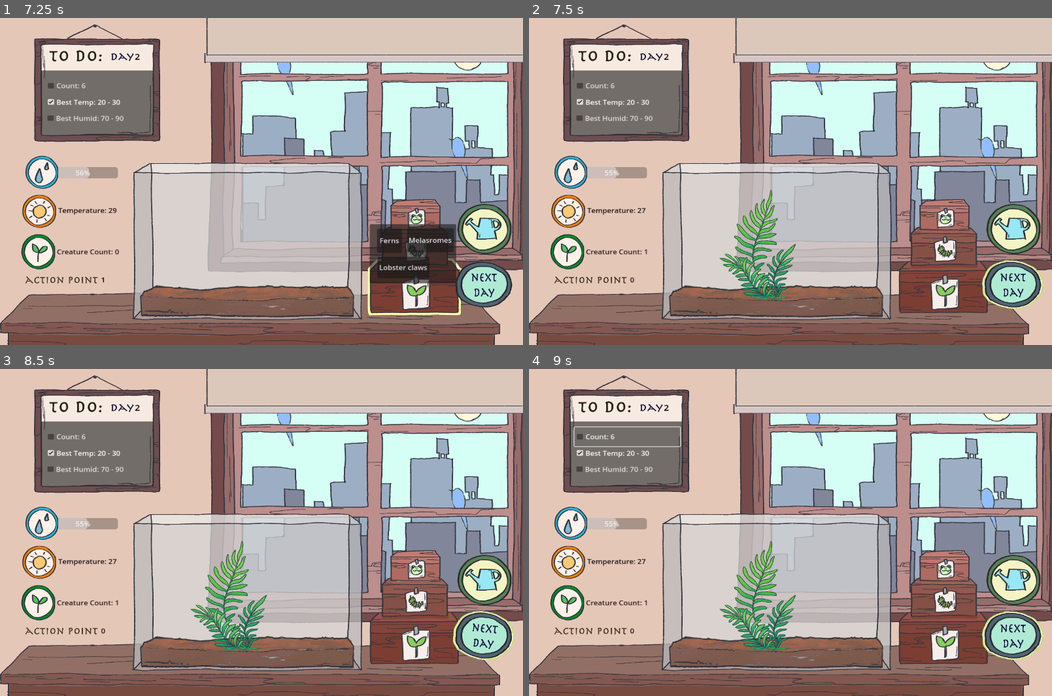
Above: before the commit, frames 1-4 (two rows, left to right).
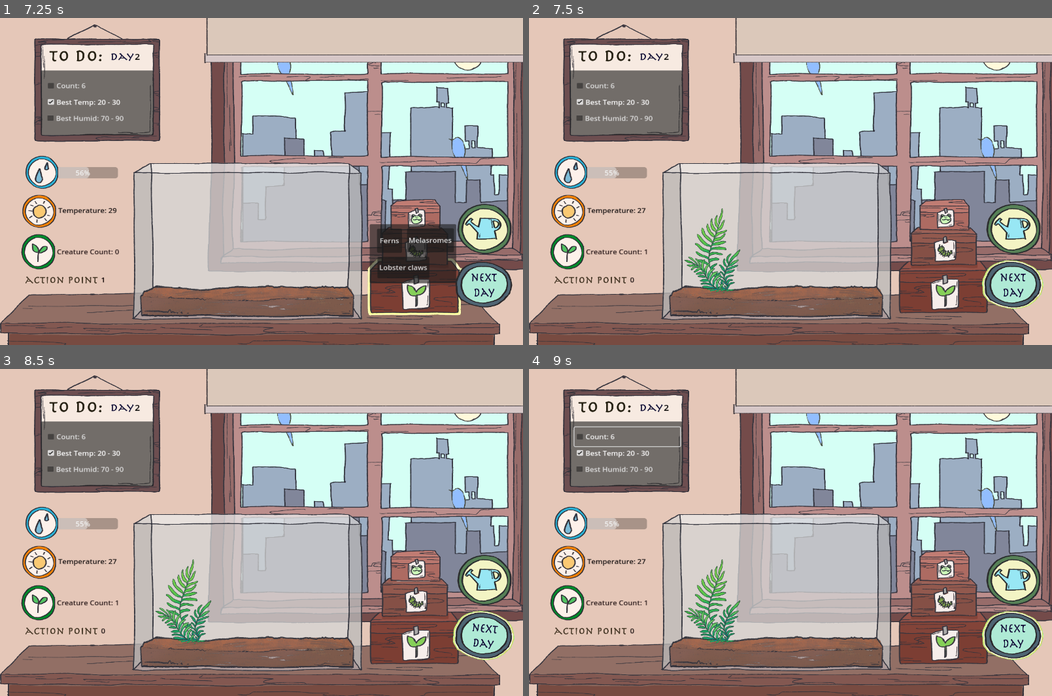
Above: after the commit, the same moments.

Repository: Dh-ux/GRL-Project
Game: Godot game, scene res://StartMenu.tscn
The game is run twice, just before and just after one commit, with the same random seed, the same clock (stepped at 60 frames per second) and the same inputs.
Inputs (mouse positions are in pixels of both pictures, inside the frame that each line leads up to):
- Up to frame 1 (7.25 s): click "Start" at 0.5 s; click "Next" at 1.25 s; click "Next" at 2 s; click "Count: 6" at 2.75 s; click "Best Temp: 20 - 30" at 3.5 s; click "Best Humid: 70 - 90" at 4.25 s; click "Misting" at 5 s; click "Curtain" at 5.75 s; click "Plant" at 6.5 s
- Up to frame 2 (7.5 s): click "Ferns" at 7.25 s
- Up to frame 3 (8.5 s): click (413, 568) at 8 s
- Up to frame 4 (9 s): click "Count: 6" at 8.75 s

Frame 1 is identical in both runs. In frame 2, 2.6% of the frame differs, in the area x 29-51%, y 52-87%; in frame 3, 2.6%; in frame 4, 2.6%.

Commit message:
creature position

Diff:
--- a/Ecosystem.tscn
+++ b/Ecosystem.tscn
@@ -279,9 +279,9 @@
 scale = Vector2(0.346798, 0.371649)
 texture = ExtResource("14_m42ou")
 
+[node name="bush" type="Node" parent="."]
+
 [node name="flower" type="Node" parent="."]
-
-[node name="bush" type="Node" parent="."]
 
 [node name="plant1" type="Node" parent="."]
 
--- a/bugs.tscn
+++ b/bugs.tscn
@@ -4,7 +4,7 @@
 [ext_resource type="Script" path="res://resource/Script/bugs.gd" id="2_wxnl7"]
 
 [node name="bugs" type="Sprite2D"]
-position = Vector2(623, 738)
+position = Vector2(622, 799)
 scale = Vector2(0.547407, 0.472101)
 texture = ExtResource("1_px26m")
 script = ExtResource("2_wxnl7")
--- a/bush.tscn
+++ b/bush.tscn
@@ -8,6 +8,6 @@
 script = ExtResource("1_08s1n")
 
 [node name="Sprite2D" type="Sprite2D" parent="."]
-position = Vector2(-42, 110)
-scale = Vector2(0.352711, 0.398327)
+position = Vector2(-121, -49)
+scale = Vector2(0.742621, 0.817991)
 texture = ExtResource("2_hlei0")
--- a/flower.tscn
+++ b/flower.tscn
@@ -3,8 +3,11 @@
 [ext_resource type="Texture2D" uid="uid://dnl0wm2k22vjk" path="res://resource/Art/creature/common Ferns 2.PNG" id="1_64lge"]
 [ext_resource type="Script" path="res://resource/Script/flower.gd" id="2_wd6d5"]
 
-[node name="flower" type="Sprite2D"]
-position = Vector2(428, 656.221)
-scale = Vector2(0.274725, 0.298436)
+[node name="bush" type="Sprite2D"]
+position = Vector2(499, 692)
+script = ExtResource("2_wd6d5")
+
+[node name="Sprite2D" type="Sprite2D" parent="."]
+position = Vector2(-191.98, 20.7442)
+scale = Vector2(0.736371, 0.759274)
 texture = ExtResource("1_64lge")
-script = ExtResource("2_wd6d5")
--- a/plant1.tscn
+++ b/plant1.tscn
@@ -7,6 +7,6 @@
 script = ExtResource("1_adcww")
 
 [node name="Sprite2D" type="Sprite2D" parent="."]
-position = Vector2(-10, 153)
-scale = Vector2(0.454545, 0.387271)
+position = Vector2(-46, 116)
+scale = Vector2(0.745454, 0.766451)
 texture = ExtResource("2_gaai2")
--- a/resource/Script/Ecosystem.gd
+++ b/resource/Script/Ecosystem.gd
@@ -194,7 +194,7 @@
 		print("Successfully instantiated bug_instance")
 		var plant_positions = []
 		var random_x= randf_range(480, 750)
-		var random_y= randf_range(600, 630)
+		var random_y= randf_range(647, 648)
 		var new_scale = randf_range(0.5,0.8)
 		random_x = clamp(random_x,450,900)
 #		while true:
@@ -344,4 +344,5 @@
 
 
 func _on_bug_button_pressed():
+	action_points-=1
 	addBug()
--- a/resource/Script/bugs.gd
+++ b/resource/Script/bugs.gd
@@ -77,7 +77,7 @@
 		#print("Successfully instantiated bug_instance")
 		var plant_positions = []
 		var random_x= get_global_position().x + randf_range(-220, 220)
-		var random_y= get_global_position().y + randf_range(-50, 50)
+		var random_y= get_global_position().y
 		var temp = remap(growth,0,2,0.1,1)
 		var new_growth = randf_range(0.3,0.6)
 		random_x = clamp(random_x,480, 750)
--- a/resource/Script/bush.gd
+++ b/resource/Script/bush.gd
@@ -78,7 +78,7 @@
 		#print("Successfully instantiated flower_instance")
 		var plant_positions = []
 		var random_x= get_global_position().x + randf_range(120, -120)
-		var random_y= get_global_position().y + randf_range(20, -20)
+		var random_y= get_global_position().y
 		var new_growth = randf_range(0.3,0.6)
 		random_x = clamp(random_x,480, 750)
 #		while true:
--- a/resource/Script/flower.gd
+++ b/resource/Script/flower.gd
@@ -79,7 +79,7 @@
 		print("Successfully instantiated flower_instance")
 		var plant_positions = []
 		var random_x= get_global_position().x + randf_range(120, -120)
-		var random_y= get_global_position().y + randf_range(20, -20)
+		var random_y= get_global_position().y
 		var new_growth = randf_range(0.3,0.6)
 		random_x = clamp(random_x,345,600)
 #		while true:
